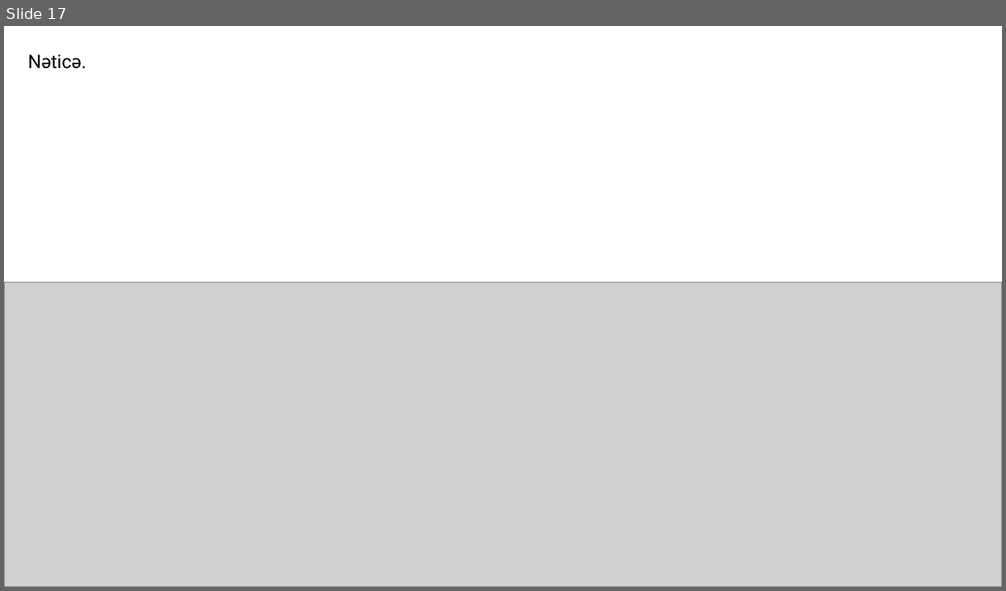
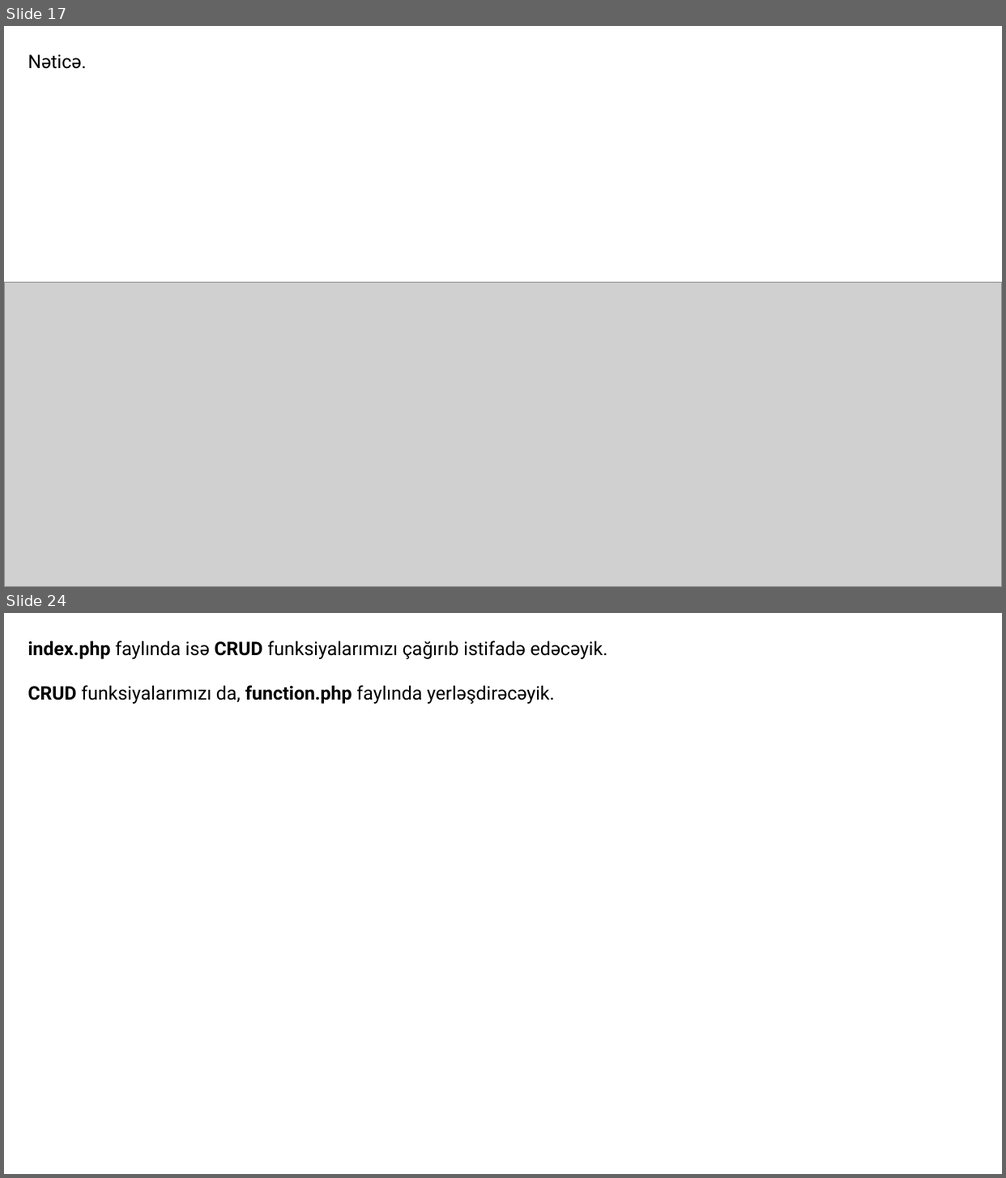
Before and after one commit to codeurient/REST-API, a slide deck: .lessons/5 RestFullApi 2/1.pptx. Shown one above the other, each under a label of ours: slide 17 before the commit, slides 17 and 24 after it; the slides between them are not shown. The pictures are 1006x591 and 1006x1178 pixels, drawn with LibreOffice and Linux fonts; fonts in the diff are those of the drawing; grey boxes stand for pictures. Boxes give left, top, right and bottom in pixels: in the first picture for what was removed or moved away, otherwise in the second. Text is boxed around its words. In the diff, an @@ line names an element or a change of style, - is before the commit and + after.

```diff
--- a/.lessons/5 RestFullApi 2/1.pptx
+++ b/.lessons/5 RestFullApi 2/1.pptx
@@ slide 24 added at box(4, 613, 1002, 1174), background #FFFFFF @@
@@ text added at box(28, 641, 608, 704), 18 pt, text #000000 @@
+index.php faylında isə CRUD funksiyalarımızı çağırıb istifadə edəcəyik.
+CRUD funksiyalarımızı da, function.php faylında yerləşdirəcəyik.
```
Also in this commit, not shown: 1 slide changed, 5 other slides added, 6 slides removed, 3 other files.
